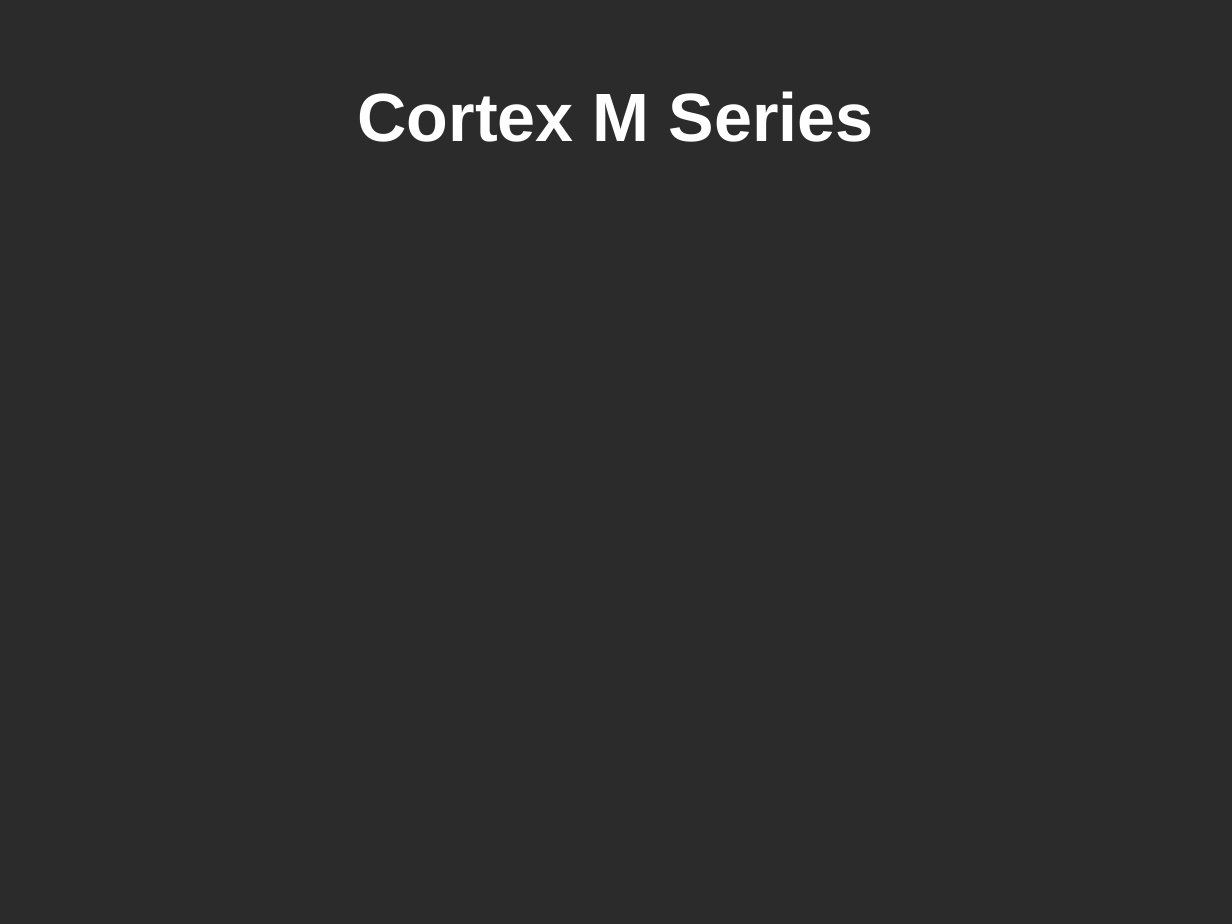
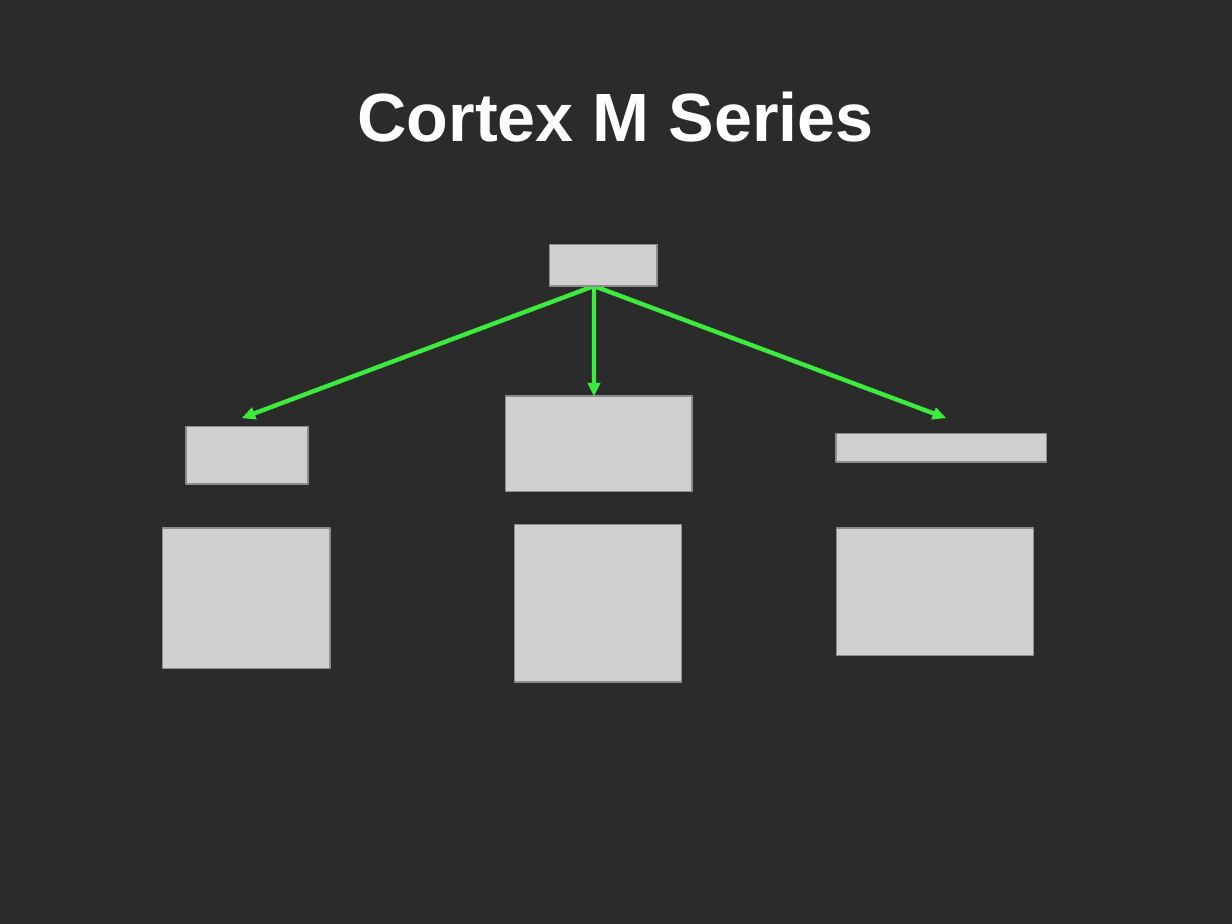
Before and after one commit to martinribelotta/curso_cm3_2011_docs, a slide deck: slide 19 of Curso Cortex M3 UTN.odp (slide 16 before the commit). Drawn at 1232x924 pixels with LibreOffice and Linux fonts; fonts in the diff are those of the drawing; grey boxes stand for pictures; background and template pictures are left out; a plain dark background stands for a picture behind light text. Boxes give left, top, right and bottom in pixels: in the first picture for what was removed or moved away, otherwise in the second. Text is boxed around its words. In the diff, an @@ line names an element or a change of style, - is before the commit and + after.

```diff
--- a/Curso Cortex M3 UTN.odp
+++ b/Curso Cortex M3 UTN.odp
@@ picture added at [550, 244, 657, 286] @@
@@ arrow added from (594, 286) to (243, 418), #3DEB3D 2.83 pt @@
@@ arrow added from (594, 286) to (594, 396), #3DEB3D 2.83 pt @@
@@ arrow added from (594, 286) to (946, 418), #3DEB3D 2.83 pt @@
@@ picture added at [506, 396, 693, 492] @@
@@ picture added at [186, 426, 307, 484] @@
@@ picture added at [836, 434, 1046, 463] @@
@@ picture added at [162, 528, 330, 669] @@
@@ picture added at [514, 524, 682, 682] @@
@@ picture added at [837, 528, 1035, 655] @@
```
Also in this commit, not shown: 3 other slides changed, 20 slides added, 1 slide removed.
